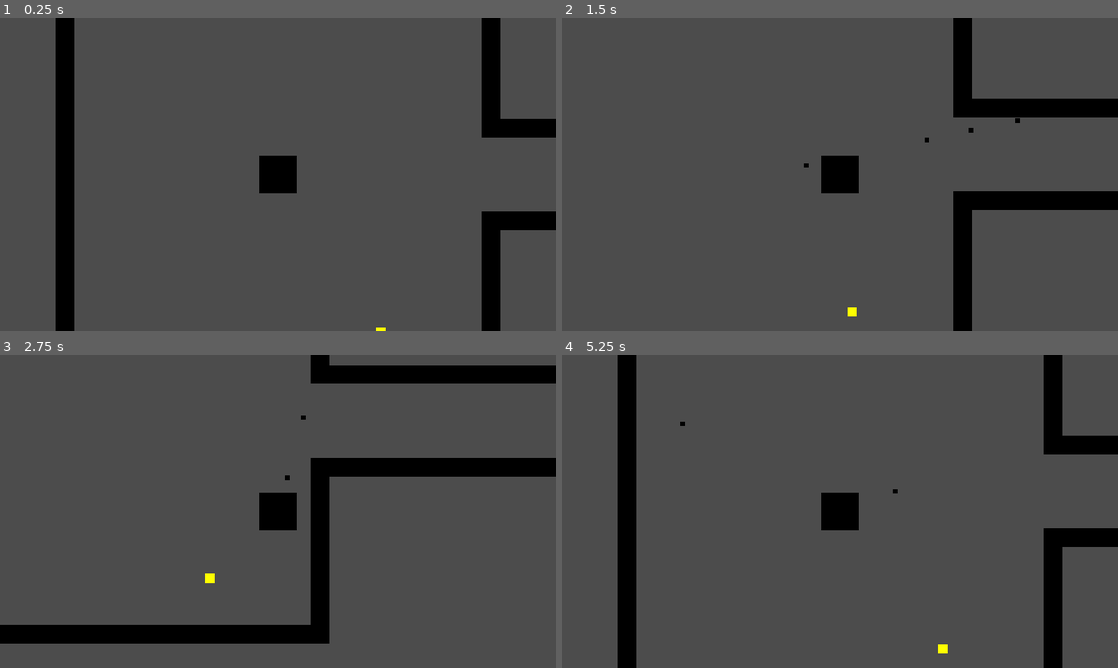
Above: before the commit, frames 1-4 (two rows, left to right).
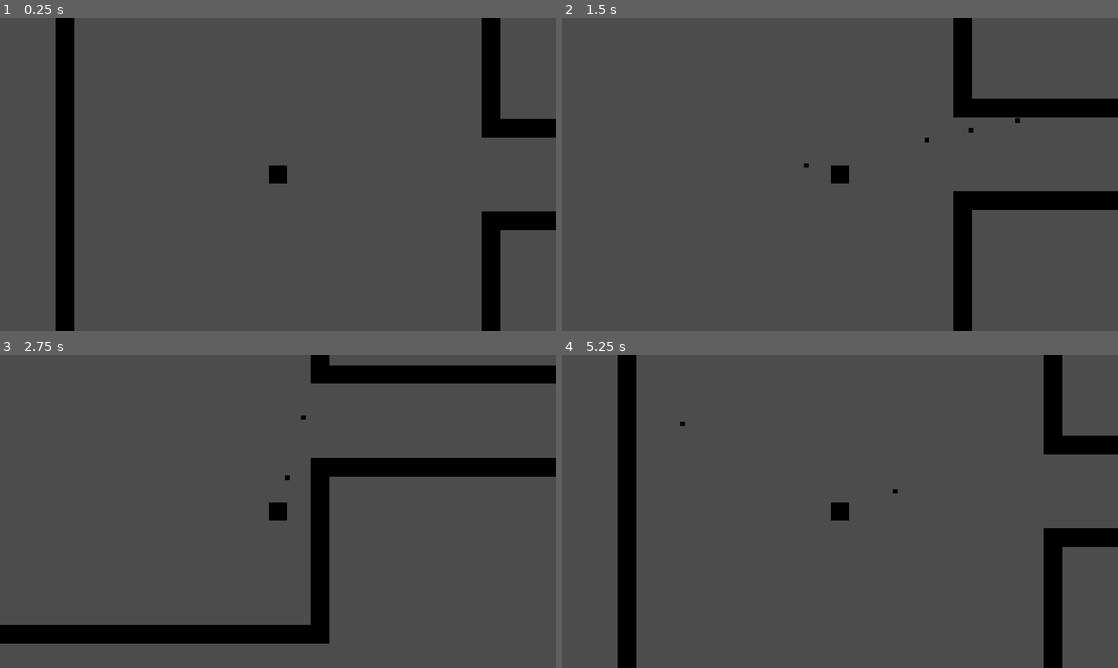
Above: after the commit, the same moments.

Repository: ArvidLucas/gameproject_done
Game: Godot game, scene res://Menu/Menu.tscn
Two runs of this game, one before a commit and one after it. Both use one fixed random seed, a clock stepped at 60 frames per second and the inputs below.
Inputs (mouse positions are in pixels of both pictures, inside the frame that each line leads up to):
- Up to frame 1 (0.25 s): no input
- Up to frame 2 (1.5 s): tap Enter at 0.5 s; move the mouse to (962, 158) at 0.52 s; press the mouse at (962, 158) at 0.53 s; hold D (player_right) 0.53-1.28 s; move the mouse to (728, 190) at 1.27 s; release the mouse at (728, 190) at 1.28 s; hold S (player_down) from 1.28 s (still down); click (728, 190) at 1.35 s
- Up to frame 3 (2.75 s): move the mouse to (333, 442) at 2.02 s; release S (player_down) at 2.03 s; press the mouse at (333, 442) at 2.03 s; hold D (player_right) from 2.03 s (still down)
- Up to frame 4 (5.25 s): move the mouse to (812, 574) at 2.77 s; release D (player_right) at 2.78 s; release the mouse at (812, 574) at 2.78 s; hold W (player_up) 2.78-3.53 s; click (812, 574) at 2.85 s; move the mouse to (1006, 558) at 3.52 s; press the mouse at (1006, 558) at 3.53 s; hold A (player_left) 3.53-5.03 s; move the mouse to (673, 464) at 4.27 s; release the mouse at (673, 464) at 4.28 s; click (673, 464) at 4.35 s; move the mouse to (867, 511) at 5.02 s; press the mouse at (867, 511) at 5.03 s; hold S (player_down) from 5.03 s (still down)

The runs differ from the first frame. In frame 1, 0.6% of the frame differs, in the area x 46-70%, y 44-100%; in frame 2, 0.7%; in frame 3, 0.7%, in the area x 36-54%, y 44-73%; in frame 4, 0.7%.

Commit message:
Bug Fixes
Fixed annoying bugs

Diff:
--- a/game/Objects/EnemyStill.tscn
+++ b/game/Objects/EnemyStill.tscn
@@ -4,7 +4,7 @@
 [ext_resource path="res://Images/blank.png" type="Texture" id=2]
 
 [sub_resource type="RectangleShape2D" id=1]
-extents = Vector2( 64, 64 )
+extents = Vector2( 32, 32 )
 
 [node name="EnemyStill" type="StaticBody2D" groups=[
 "Enemy",
@@ -16,8 +16,7 @@
 damage = 1
 
 [node name="Sprite" type="Sprite" parent="."]
-position = Vector2( 9.53674e-007, -1.90735e-006 )
-scale = Vector2( 2, 2 )
+position = Vector2( 0, 9.53674e-007 )
 texture = ExtResource( 2 )
 
 [node name="CollisionShape2D" type="CollisionShape2D" parent="."]
--- a/game/Objects/EnemyTurret.tscn
+++ b/game/Objects/EnemyTurret.tscn
@@ -4,7 +4,7 @@
 [ext_resource path="res://Images/blank.png" type="Texture" id=2]
 
 [sub_resource type="RectangleShape2D" id=1]
-extents = Vector2( 64, 64 )
+extents = Vector2( 32, 32 )
 
 [node name="EnemyTurret" type="StaticBody2D" groups=[
 "Enemy",
@@ -19,8 +19,7 @@
 fire_rate = 1
 
 [node name="Sprite" type="Sprite" parent="."]
-position = Vector2( -9.53674e-007, 9.53674e-007 )
-scale = Vector2( 2, 2 )
+position = Vector2( 0, 9.53674e-007 )
 texture = ExtResource( 2 )
 
 [node name="CollisionShape2D" type="CollisionShape2D" parent="."]
--- a/game/Objects/Player.tscn
+++ b/game/Objects/Player.tscn
@@ -4,7 +4,7 @@
 [ext_resource path="res://Images/blank.png" type="Texture" id=2]
 
 [sub_resource type="CircleShape2D" id=1]
-radius = 64.0
+radius = 32.0
 
 [node name="Player" type="KinematicBody2D" groups=[
 "Player",
@@ -22,8 +22,7 @@
 rebound = 1
 
 [node name="Sprite" type="Sprite" parent="."]
-position = Vector2( -9.53674e-007, 9.53674e-007 )
-scale = Vector2( 2, 2 )
+position = Vector2( 0, 9.53674e-007 )
 texture = ExtResource( 2 )
 
 [node name="CollisionShape2D" type="CollisionShape2D" parent="."]
--- a/game/Scripts/Enemies.gd
+++ b/game/Scripts/Enemies.gd
@@ -6,5 +6,7 @@
 	active = false
 
 func _body_entered(body):
-	if body.is_in_group("Player_Any"):
+	if body.is_in_group("Player"):
 		active = true
+	if body.is_in_group("Player_Bullet") and !active:
+		body.queue_free()
--- a/game/Scripts/Floor.gd
+++ b/game/Scripts/Floor.gd
@@ -27,7 +27,7 @@
 	for i in range(0, rooms):
 		set_room(map[i], s[i])
 	for i in range(0, powerups):
-		set_powerup(map[randi() % (rooms - 1)], randi() % 3)
+		set_powerup(map[randi() % (rooms - 2) + 1], randi() % 3)
 	for i in range(1, rooms - 1):
 		set_enemies(map[i], randi() % 1)
 	set_goal(map[rooms - 1], 0)
--- a/game/Scripts/PowerHealth.gd
+++ b/game/Scripts/PowerHealth.gd
@@ -7,5 +7,5 @@
 
 func _body_entered(body):
 	if body.is_in_group("Player"):
-		body.damage += power
+		body.HP += power
 		queue_free()
Not shown: 1 places in game/Objects/PlayerBullet.tscn that only renumber resources
